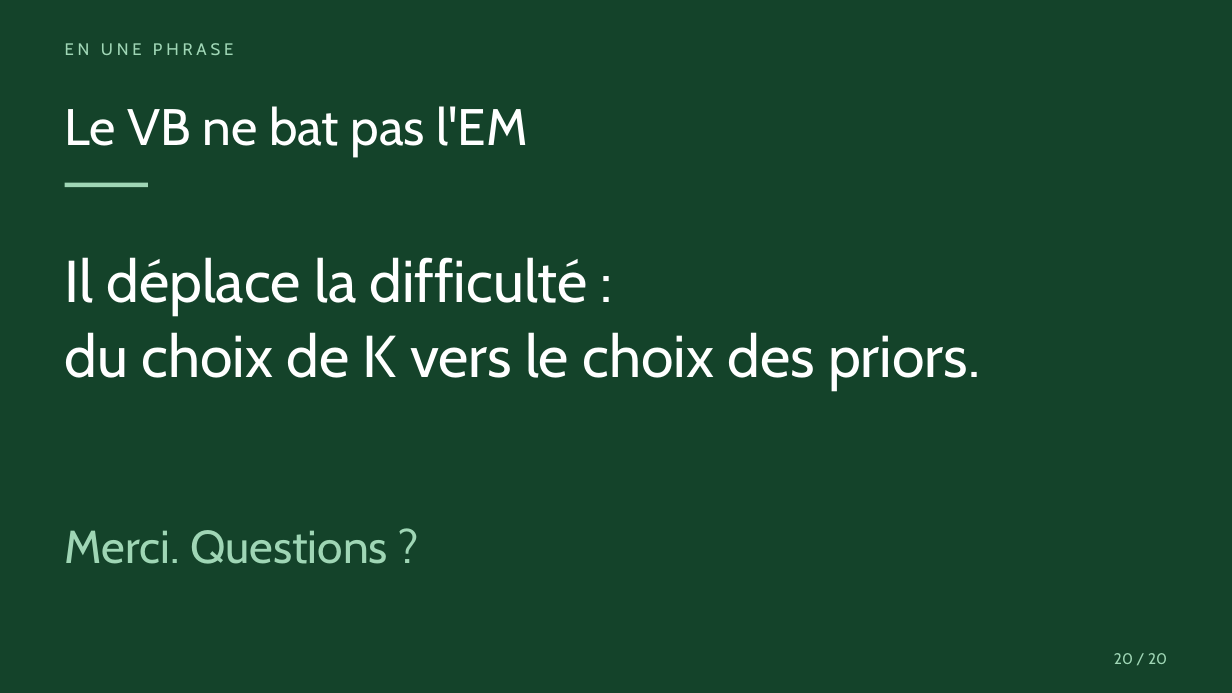
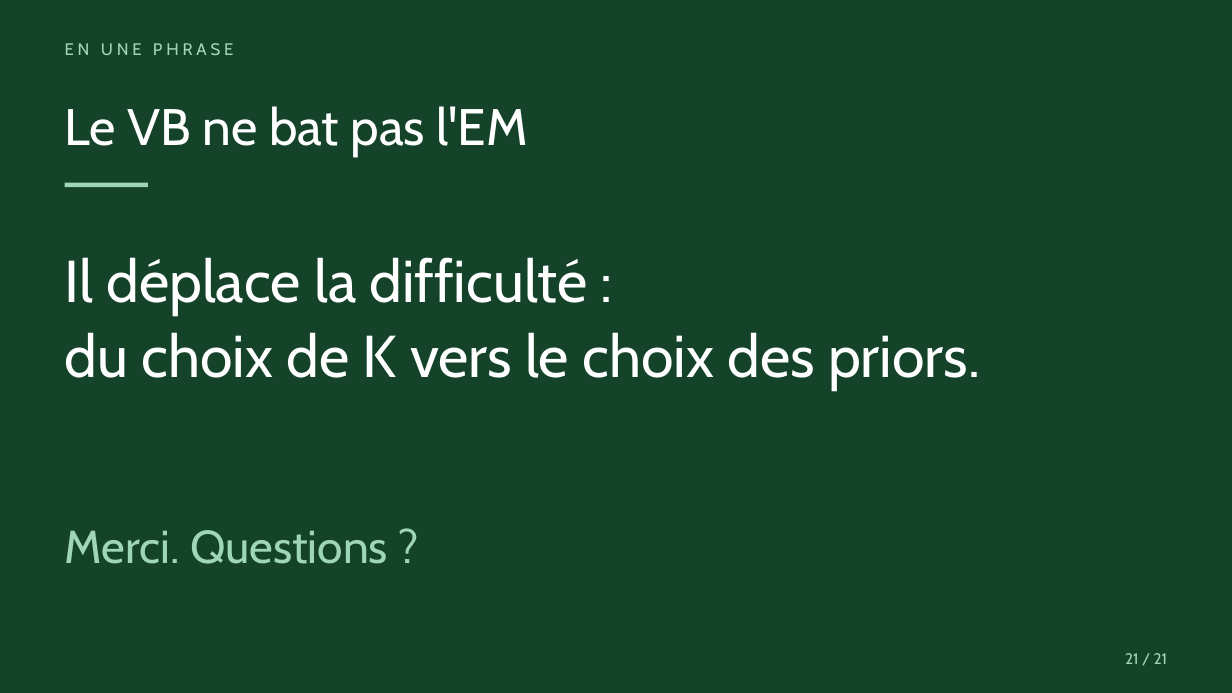
Before and after one commit to Kanaicare8/em-classique-vs-variationnel, a slide deck: slide 21 of presentation/Presoutenance_Icare.pptx (slide 20 before the commit). Drawn at 1232x693 pixels with LibreOffice and Linux fonts; fonts in the diff are those of the drawing. Boxes give left, top, right and bottom in pixels: in the first picture for what was removed or moved away, otherwise in the second. Text is boxed around its words. In the diff, an @@ line names an element or a change of style, - is before the commit and + after.

```diff
--- a/presentation/Presoutenance_Icare.pptx
+++ b/presentation/Presoutenance_Icare.pptx
@@ text at [1125,653,1168,664]: text changed @@
-20 / 20
+21 / 21
```
Also in this commit, not shown: 18 other slides changed, 1 slide added, 8 other files.
